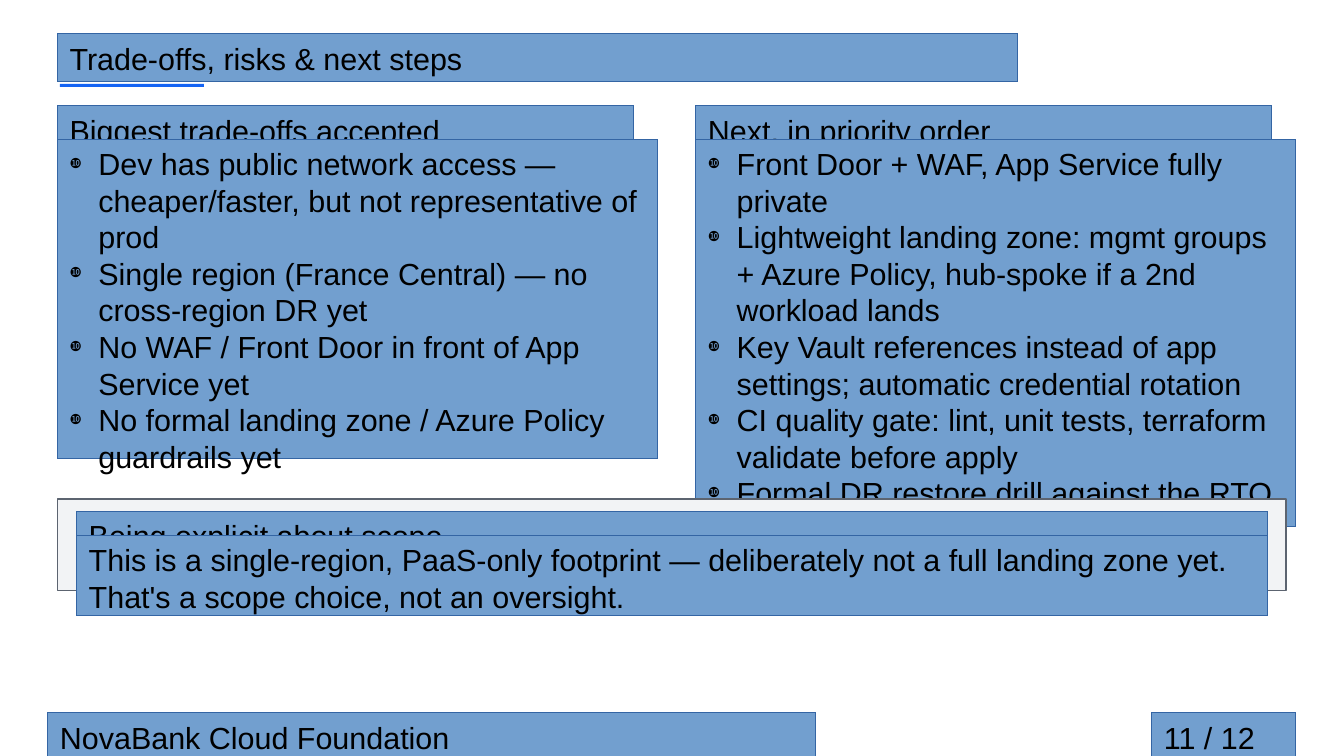
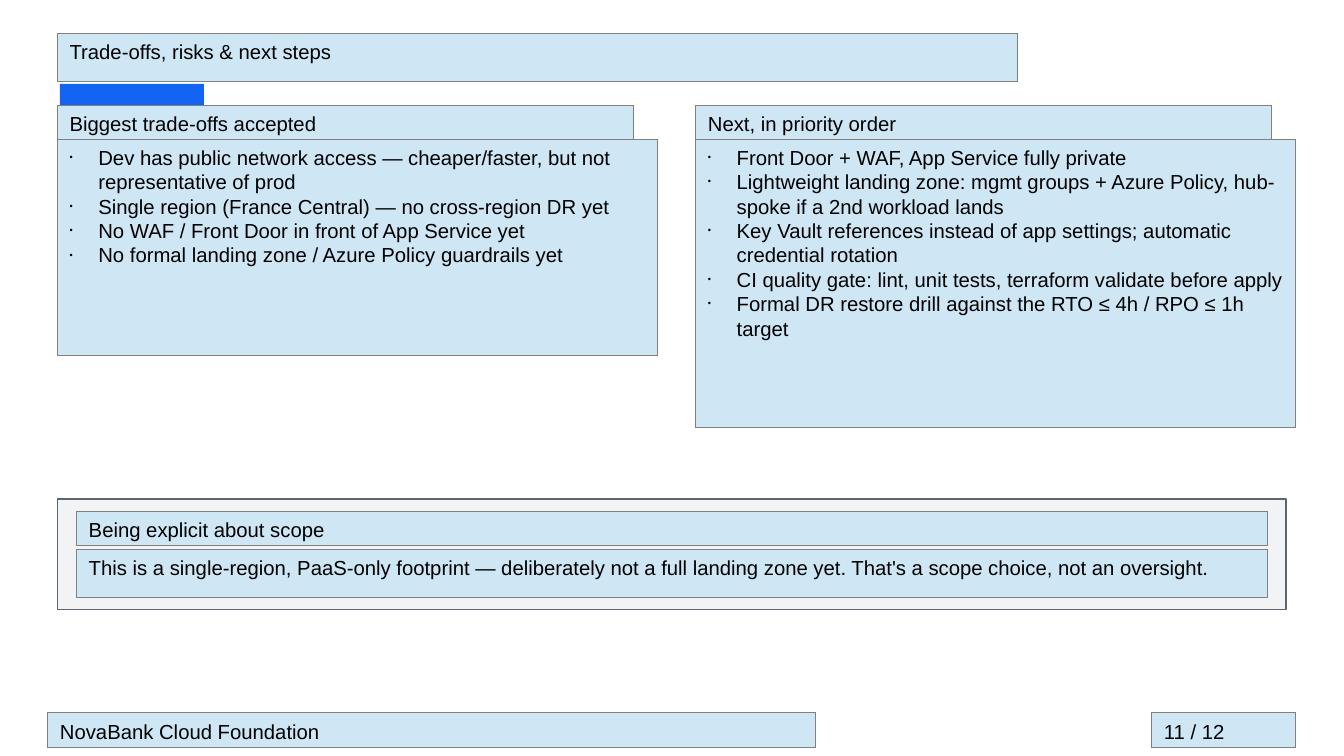
Before and after one commit to MetehanBolat/contoso-poc, a slide deck: slide 11 of slides/novabank-cloud-foundation.odp. Drawn at 1344x756 pixels with LibreOffice and Linux fonts; fonts in the diff are those of the drawing. Boxes give left, top, right and bottom in pixels: in the first picture for what was removed or moved away, otherwise in the second. Text is boxed around its words. In the diff, an @@ line names an element or a change of style, - is before the commit and + after.

```diff
--- a/slides/novabank-cloud-foundation.odp
+++ b/slides/novabank-cloud-foundation.odp
@@ rectangle resized from (x1=60, y1=84, x2=204, y2=87) to (x1=60, y1=84, x2=204, y2=130) @@
@@ rectangle "Biggest trade-offs accepted" resized from (x1=57, y1=106, x2=633, y2=152) to (x1=57, y1=106, x2=633, y2=141) @@
@@ rectangle "Next, in priority order" resized from (x1=696, y1=106, x2=1272, y2=152) to (x1=696, y1=106, x2=1272, y2=141) @@
@@ rectangle "Dev has public network access ..." at (x1=57, y1=139, x2=657, y2=355): size 18 to 12 pt; bullet ❿ to •; fill #729FCF to #CFE7F5; outline #3465A4 0 pt to #808080 0 pt @@
@@ rectangle "Dev has public network access ..." resized from (x1=57, y1=139, x2=657, y2=459) to (x1=57, y1=139, x2=657, y2=355) @@
@@ rectangle "Front Door + WAF, App ..." resized from (x1=696, y1=139, x2=1296, y2=527) to (x1=696, y1=139, x2=1296, y2=427) @@
@@ rectangle "Front Door + WAF, App ..." at (x1=696, y1=139, x2=1296, y2=427): size 18 to 12 pt; bullet ❿ to •; fill #729FCF to #CFE7F5; outline #3465A4 0 pt to #808080 0 pt @@
@@ rectangle resized from (x1=57, y1=499, x2=1287, y2=590) to (x1=57, y1=499, x2=1287, y2=610) @@
@@ rectangle "Being explicit about scope" resized from (x1=77, y1=511, x2=1267, y2=557) to (x1=77, y1=511, x2=1267, y2=546) @@
@@ rectangle "This is a single-region, PaaS-only ..." resized from (x1=77, y1=535, x2=1267, y2=616) to (x1=77, y1=550, x2=1267, y2=598) @@
@@ rectangle "NovaBank Cloud Foundation" resized from (x1=48, y1=713, x2=816, y2=756) to (x1=48, y1=713, x2=816, y2=749) @@
@@ size 18 to 12 pt; fill #729FCF to #CFE7F5; outline #3465A4 0 pt to #808080 0 pt in 7 elements at (x1=57, y1=34, x2=1017, y2=82), (x1=77, y1=550, x2=1267, y2=598), (x1=77, y1=511, x2=1267, y2=546), (x1=48, y1=713, x2=816, y2=749), (x1=57, y1=106, x2=633, y2=141), (x1=696, y1=106, x2=1272, y2=141), (x1=1153, y1=713, x2=1296, y2=749) @@
@@ rectangle "11 / 12" resized from (x1=1153, y1=713, x2=1296, y2=756) to (x1=1153, y1=713, x2=1296, y2=749) @@
```
Also in this commit, not shown: 11 other slides changed, 3 other files.
